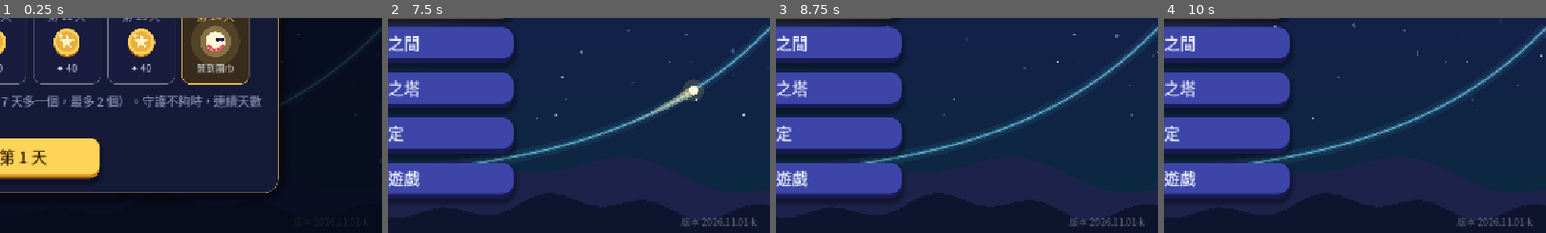
Above: before the commit, frames 1-4 (left to right).
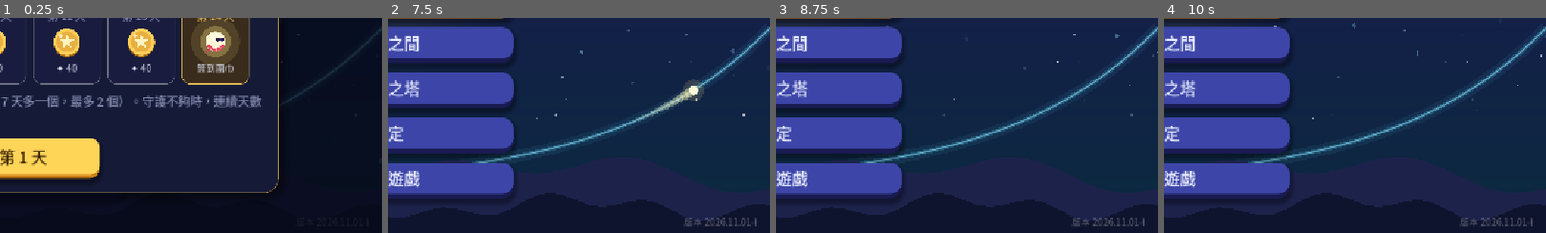
Above: after the commit, the same moments.

Repository: sam2068csie/light-spirit-journey
Game: Godot game, scene res://main_menu.tscn
The game is run twice, just before and just after one commit, with the same random seed, the same clock (stepped at 60 frames per second) and the same inputs.
Inputs (mouse positions are % of the whole screen's width and height, from its top left):
- Up to frame 1 (0.25 s): no input
- Up to frame 2 (7.5 s): click "開始冒險" at 0.5 s; click "開始冒險" at 1.25 s; click "修煉之間" at 2 s; click "終焉之塔" at 2.75 s; click "設定" at 3.5 s; click "離開遊戲" at 4.25 s; click "每日任務" at 5 s; click "光靈扭蛋" at 5.75 s; click "光靈衣櫃" at 6.5 s; click "✕" at 7.25 s
- Up to frame 3 (8.75 s): tap Enter at 8 s; drag from (50, 50) to (60, 28) at 8.02 s
- Up to frame 4 (10 s): drag from (30, 55) to (45, 70) at 8.77 s; move the mouse to (60, 28) at 9.52 s; hold Right from 9.53 s (still down); tap 9 at 9.6 s
The pictures show only the part of the screen within x 50-100%, y 50-100%; the shares and areas given below are measured in that part.

The runs differ from the first frame. In frame 2, 0.4% of the frame differs, in the area x 77-97%, y 92-97%; in frame 3, 0.4%; in frame 4, 0.4%.

Commit message:
G7 疊合公式卡片重做：r = √(a²+b²)、sin φ = b/r、cos φ = a/r，小測改成選公式 (BUILD 2026.11.01-l)
Co-Authored-By: Claude Opus 5.5 <noreply@anthropic.com>
Claude-Session: https://claude.ai/code/session_01RombajUyooAJ6yvir5uviP

Diff:
--- a/data/concepts_trig.gd
+++ b/data/concepts_trig.gd
@@ -196,10 +196,11 @@
 		"G7":
 			return [
 				{"title": "疊合公式", "tag": "公式", "glyph": "r",
-				 "formulas": ["a sin x + b cos x = ?{r sin(x + φ)}", "r = ?{√{a² + b²}}", "cos φ = ?{\\frac{a}{r}}，sin φ = ?{\\frac{b}{r}}"],
-				 "notes": ["點 (a, b) 到原點的距離是 r，方向角是 ?{φ}", "也可以寫成 r cos(x − θ)：cos θ = b/r、sin θ = ?{a/r}"],
-				 "check": {"q": "3 sin x + 4 cos x 的 r = ？", "opts": ["5", "7", "√{7}"], "a": 0,
-					"why": "√{9 + 16} = 5。", "hint": "r = √{a² + b²}，不是 a + b。"}},
+				 "formulas": ["a sin x + b cos x = ?{r sin(x + φ)}", "r = ?{√{a² + b²}}，0 ≤ φ < 2π",
+					"sin φ = ?{\\frac{b}{√{a² + b²}}}", "cos φ = ?{\\frac{a}{√{a² + b²}}}"],
+				 "notes": ["a、b 是不全為 0 的實數", "cos φ 配 ?{a}（sin x 的係數），sin φ 配 ?{b}（cos x 的係數）"],
+				 "check": {"q": "a sin x + b cos x = r sin(x + φ)，cos φ 是？", "opts": ["\\frac{a}{√{a² + b²}}", "\\frac{b}{√{a² + b²}}", "\\frac{a}{a² + b²}"], "a": 0,
+					"why": "cos φ 配 sin x 的係數 a，分母是 r = √{a² + b²}。", "hint": "展開 r sin(x + φ) = r cos φ sin x + r sin φ cos x，對照係數。"}},
 				{"title": "φ 在哪個象限", "tag": "陷阱", "glyph": "φ",
 				 "formulas": ["φ 的方向 = ?{點 (a, b) 的方向}", "cos φ 的正負看 ?{a}，sin φ 的正負看 ?{b}"],
 				 "notes": ["只算 tan φ = b/a 會差 ?{180°}，一定要同時看 cos φ 和 sin φ"],
--- a/data/game.gd
+++ b/data/game.gd
@@ -560,7 +560,7 @@
 
 const DQ := preload("daily_quests.gd")
 ## 版本號（主畫面右下角會顯示）：每次交給你新的檔案時更新，方便確認手機上裝的是不是最新版
-const BUILD := "2026.11.01-k"
+const BUILD := "2026.11.01-l"
 
 
 ## 讀取各單元的資料；舊存檔（還沒有單元的版本）的今日修煉、終焉之塔紀錄搬到「指數與對數」
